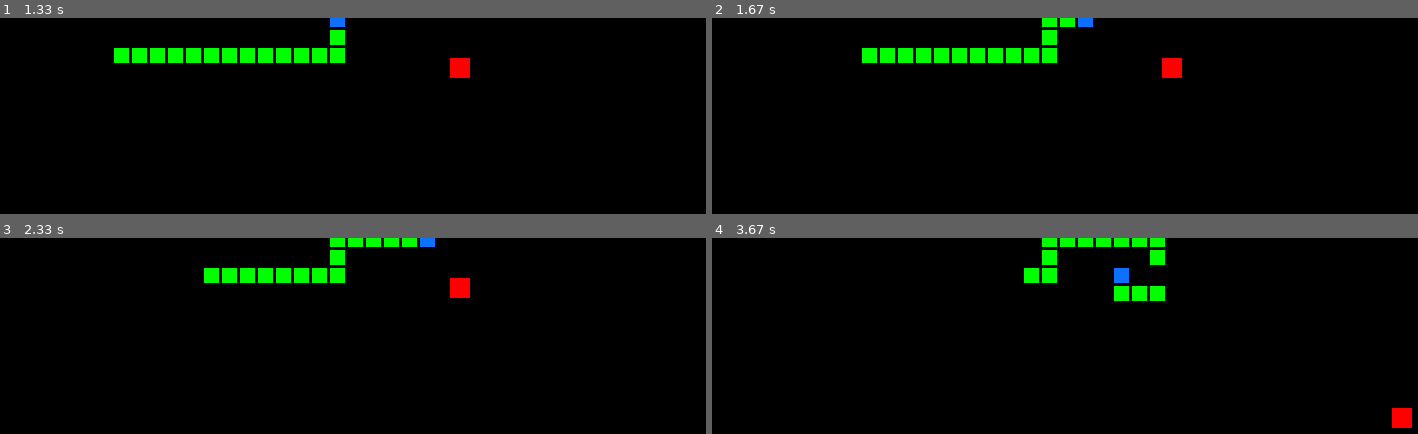
Above: before the commit, frames 1-4 (two rows, left to right).
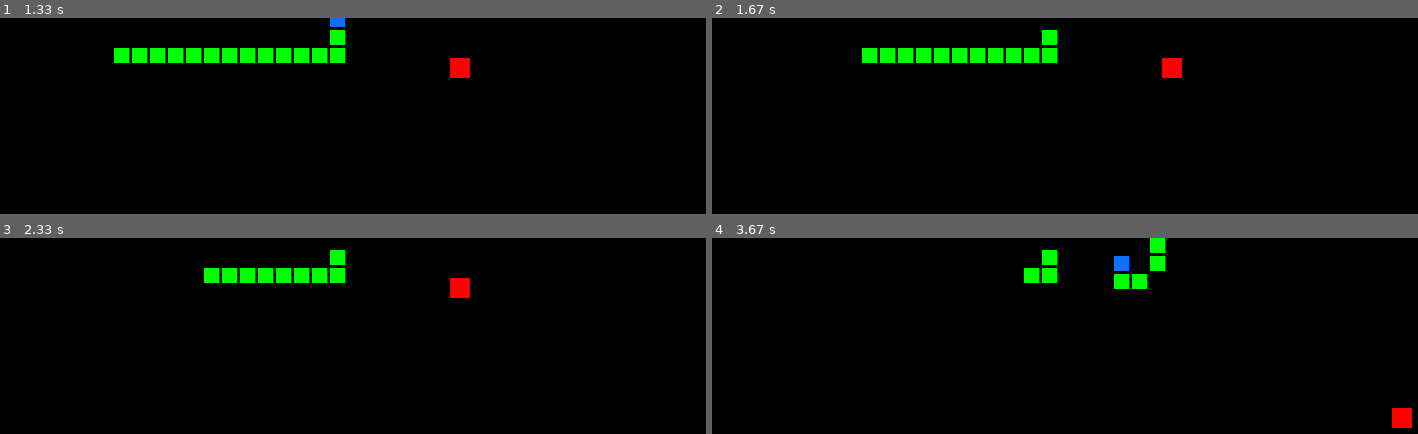
Above: after the commit, the same moments.

Repository: UCHMS19-20/final-project-nicolegarcia
Game: pygame game, started from src/game.py
The game is run twice, just before and just after one commit, with the same random seed, the same clock (stepped at 60 frames per second) and the same inputs.
Inputs:
- Up to frame 1 (1.33 s): hold Up 0.83-1.3 s
- Up to frame 2 (1.67 s): hold Right from 1.33 s (still down)
- Up to frame 3 (2.33 s): release Right at 1.83 s
- Up to frame 4 (3.67 s): hold Down 2.43-2.98 s; hold Left 3.02-3.57 s; hold Up from 3.6 s (still down)

Frame 1 is identical in both runs. In frame 2, 0.3% of the frame differs, in the area x 46-54%, y 0-5%; in frame 3, 0.6%; in frame 4, 1.6%, in the area x 46-65%, y 0-33%.

Commit message:
Movement Fixes
Snake now appears on opposite side of screen if it disappears from the screen.

Diff:
--- a/src/game.py
+++ b/src/game.py
@@ -116,6 +116,16 @@
         apple_rect.y = random.randrange(1,50)*10
         snake_segments.append(segment)
 
+    # Snake appears on opposite side of screen if it passes screen boundaries
+    if snake_segments[0].rect.x > 800:
+        snake_segments[0].rect.x = 0
+    if snake_segments[0].rect.x < 0:
+        snake_segments[0].rect.x = 800
+    if snake_segments[0].rect.y > 600:
+        snake_segments[0].rect.y = 0
+    if snake_segments[0].rect.y < 0:
+        snake_segments[0].rect.y = 600
+
     # Flip screen
     pygame.display.flip()
 
